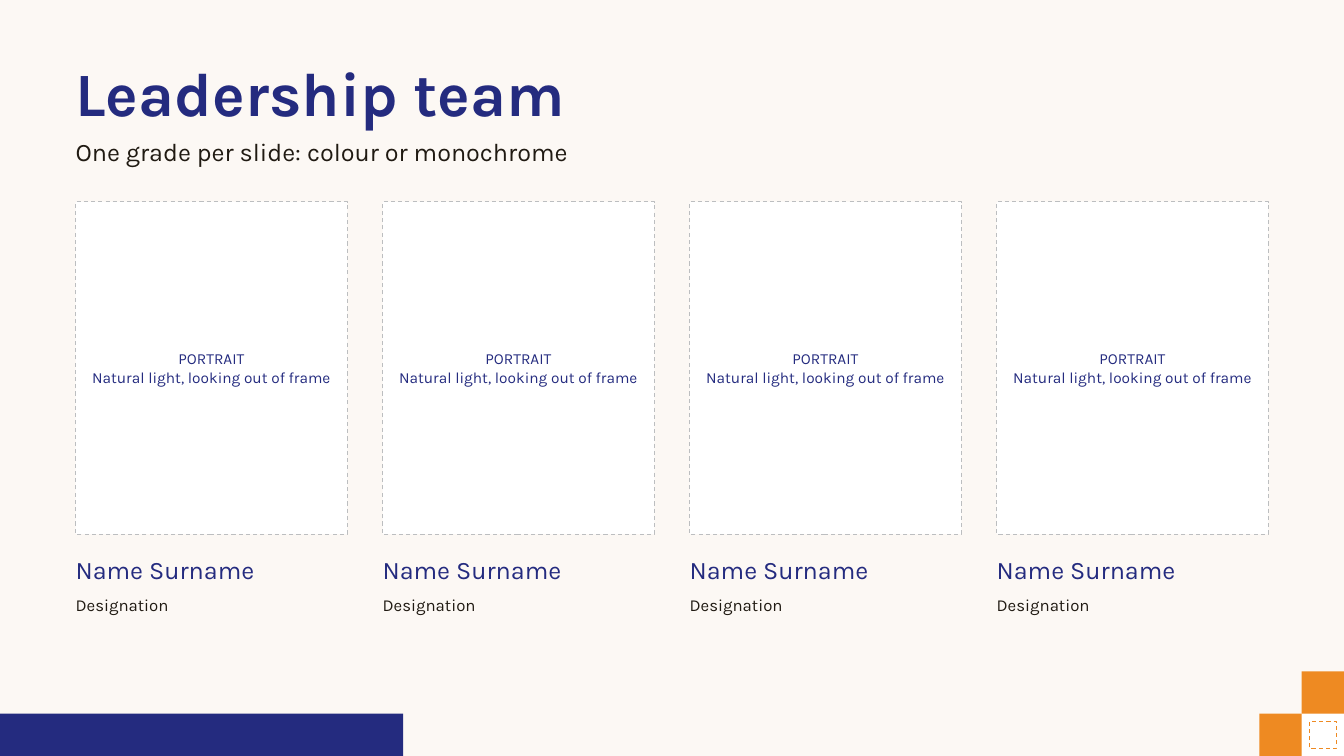
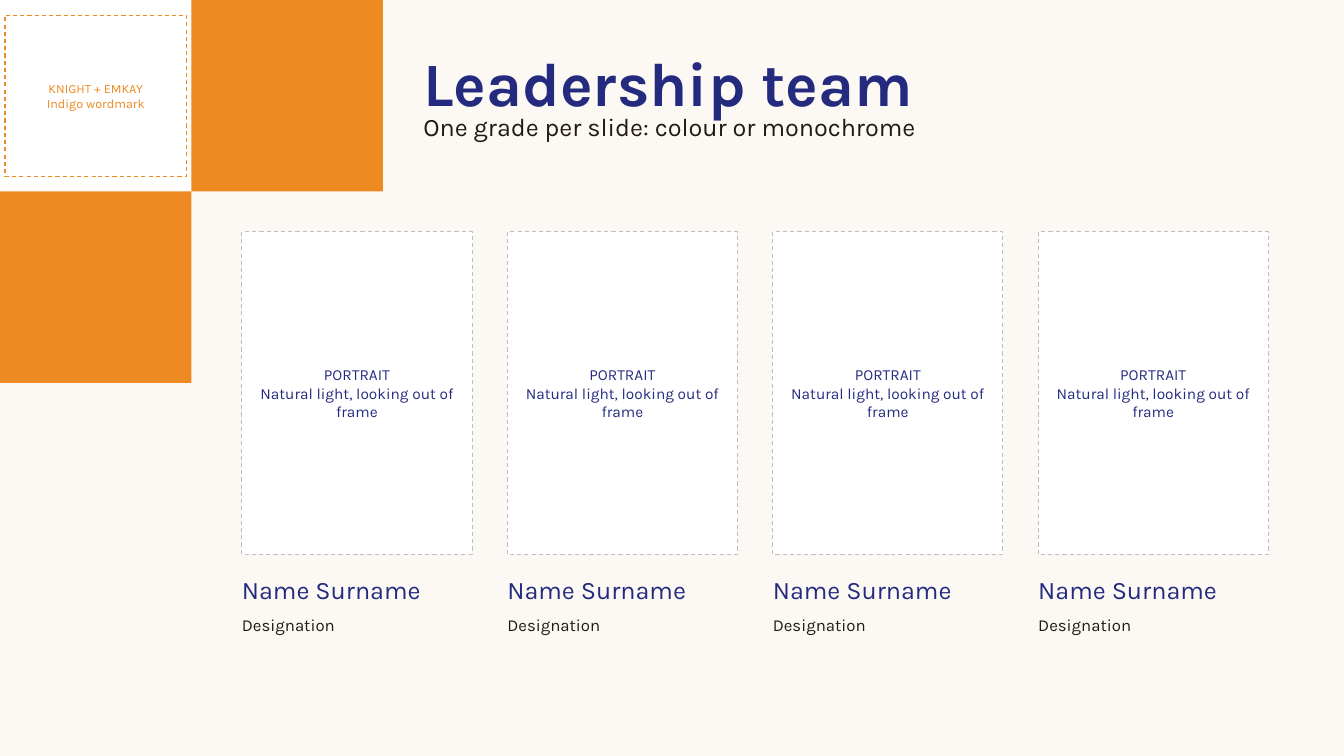
Before and after one commit to soumyakarwa/emkay-ppt-templates, a slide deck: slide 12 of Emkay_Wealth_Management_Template.pptx. Drawn at 1344x756 pixels with LibreOffice and Linux fonts; fonts in the diff are those of the drawing. Boxes give left, top, right and bottom in pixels: in the first picture for what was removed or moved away, otherwise in the second. Text is boxed around its words. In the diff, an @@ line names an element or a change of style, - is before the commit and + after.

```diff
--- a/Emkay_Wealth_Management_Template.pptx
+++ b/Emkay_Wealth_Management_Template.pptx
@@ rectangle added at (0, 0, 192, 192), fill #FFFFFF @@
@@ rectangle added at (5, 15, 187, 176), outline #EE8A22 0.75 pt dashed, 9 pt, text #EE8A22 @@
+KNIGHT + EMKAY
+Indigo wordmark
@@ rectangle added at (192, 0, 383, 192), fill #EE8A22 @@
@@ text "Leadership team": place and size @@
-text "Leadership team" at (76, 72, 564, 131)
+text "Leadership team" at (423, 62, 912, 121)
@@ text "One grade per slide: colour ..." rewrapped from (76, 143, 568, 167) to (423, 113, 916, 142) @@
@@ rectangle added at (0, 192, 192, 383), fill #EE8A22 @@
@@ rectangle "PORTRAIT": place and size @@
-rectangle "PORTRAIT" at (76, 202, 348, 534)
+rectangle "PORTRAIT" at (242, 232, 472, 555)
@@ rectangle "PORTRAIT": place and size @@
-rectangle "PORTRAIT" at (383, 202, 655, 534)
+rectangle "PORTRAIT" at (507, 232, 737, 555)
@@ rectangle "PORTRAIT": place and size @@
-rectangle "PORTRAIT" at (690, 202, 962, 534)
+rectangle "PORTRAIT" at (773, 232, 1003, 555)
@@ rectangle "PORTRAIT": place and size @@
-rectangle "PORTRAIT" at (997, 202, 1269, 534)
+rectangle "PORTRAIT" at (1038, 232, 1268, 555)
@@ text "Name Surname": place and size @@
-text "Name Surname" at (76, 563, 254, 580)
+text "Name Surname" at (242, 583, 420, 600)
@@ text "Name Surname": place and size @@
-text "Name Surname" at (383, 563, 561, 580)
+text "Name Surname" at (507, 583, 686, 600)
@@ text "Name Surname": place and size @@
-text "Name Surname" at (690, 563, 868, 580)
+text "Name Surname" at (773, 583, 951, 600)
@@ text "Name Surname": place and size @@
-text "Name Surname" at (997, 563, 1175, 580)
+text "Name Surname" at (1038, 583, 1217, 600)
@@ text "Designation": place and size @@
-text "Designation" at (76, 599, 169, 615)
+text "Designation" at (242, 619, 335, 635)
@@ text "Designation": place and size @@
-text "Designation" at (383, 599, 476, 615)
+text "Designation" at (507, 619, 600, 635)
@@ text "Designation": place and size @@
-text "Designation" at (690, 599, 783, 615)
+text "Designation" at (773, 619, 866, 635)
@@ text "Designation": place and size @@
-text "Designation" at (997, 599, 1090, 615)
+text "Designation" at (1038, 619, 1131, 635)
@@ rectangle removed at (1302, 671, 1344, 714) @@
@@ rectangle removed at (0, 714, 403, 756) @@
@@ rectangle removed at (1259, 714, 1302, 756) @@
@@ rectangle removed at (1302, 714, 1344, 756) @@
@@ rectangle removed at (1310, 722, 1337, 749) @@
```
Also in this commit, not shown: 13 other slides changed, 3 other files.
